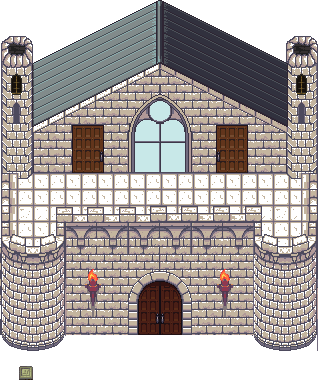
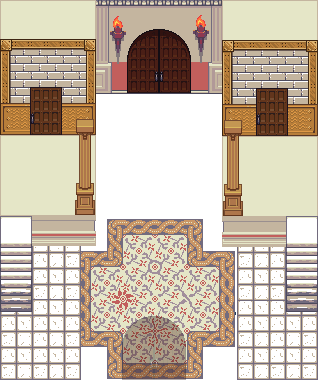
The second 318x380 image is a revision of the first. Changes to its layers:
hid group "exterior" (27 layers) over [0, 0, 318, 380]
showed group "interior" (32 layers) over [0, 0, 318, 380]
added layer "support-stone-03: 236, 219" in group "interior-floors" over [237, 220, 318, 301]
added layer "support-stone-02: 236, 299" in group "interior-floors" over [237, 299, 318, 380]
added layer "support-stone-01: 0, 299" in group "interior-floors" over [0, 299, 81, 380]
added layer "support-stone-00: 0, 219" in group "interior-floors" over [0, 220, 81, 301]
